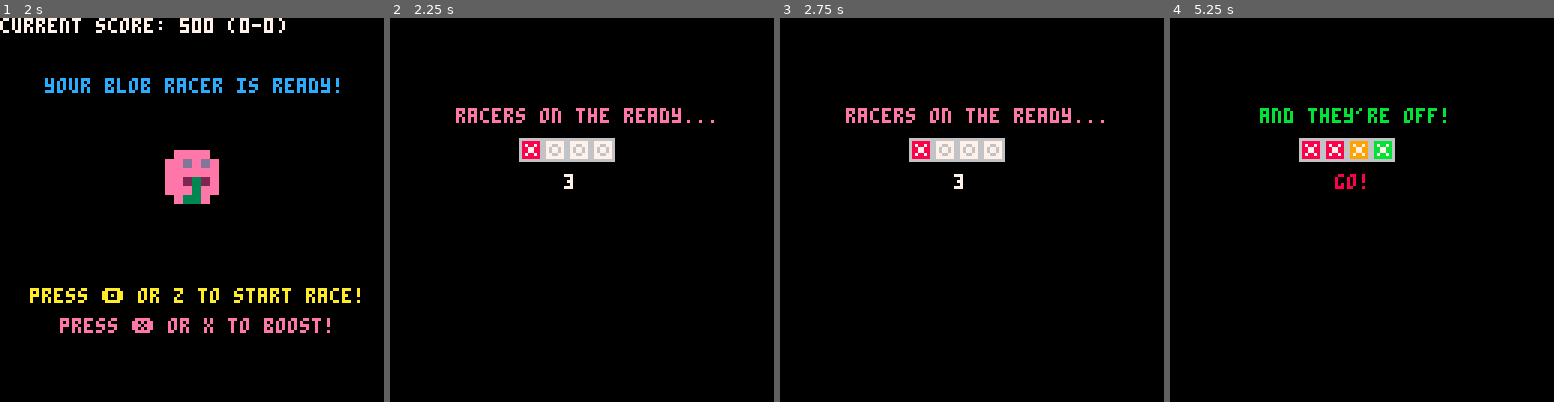
Above: before the commit, frames 1-4 (left to right).
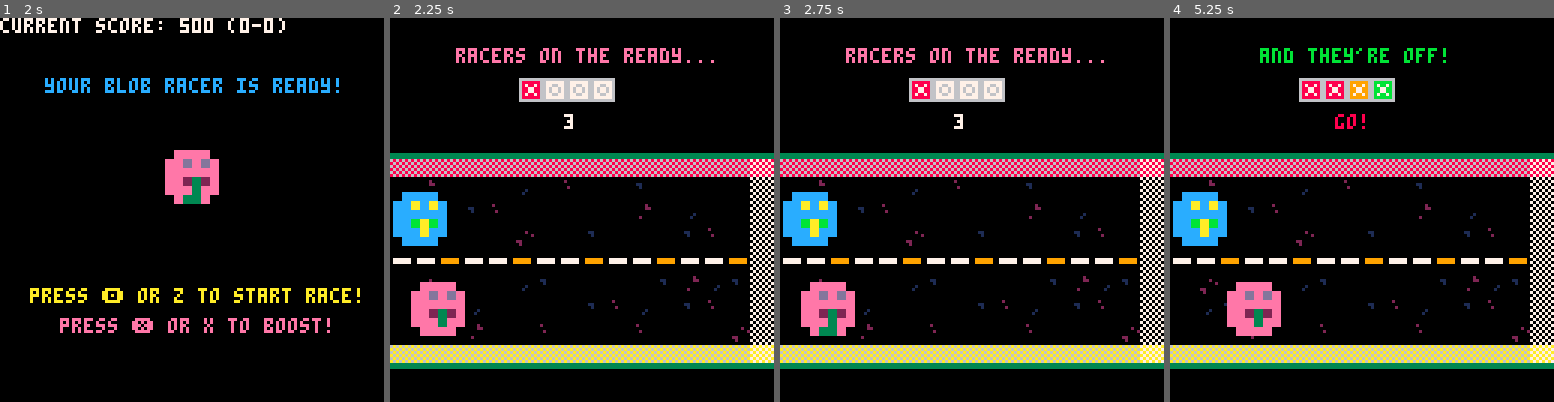
Above: after the commit, the same moments.

Repository: geopet/formula-blob
Game: PICO-8 cartridge blob_race.p8
Two runs of this game, one before a commit and one after it. Both use one fixed random seed, a clock stepped at 60 frames per second and the inputs below.
Inputs:
- Up to frame 1 (2 s): tap X (X key) at 0.33, 1.07, 1.85 s; tap O (Z key) at 0.7, 1.7 s; hold Right from 1.6 s (still down)
- Up to frame 2 (2.25 s): release Right at 2.1 s; tap O (Z key) at 2.1 s
- Up to frame 3 (2.75 s): hold Right from 2.47 s (still down); tap O (Z key) at 2.5 s
- Up to frame 4 (5.25 s): tap O (Z key) every 0.4 s from 2.9 to 4.9 s; tap X (X key) at 2.97, 4.08, 5.2 s; release Right at 3.03 s; hold Left 3.08-3.58 s; hold Down 3.63-3.97 s; hold Right 4.02-4.68 s; hold Left from 5.08 s (still down)

Frame 1 is identical in both runs. In frame 2, 24% of the frame differs, in the area x 0-100%, y 7-92%; in frame 3, 24%; in frame 4, 23%.

Commit message:
feature: add false start animation to countdown
This is a purely cosmetic change to the countdown and has nothing to do
with the race itself.

- Introduced false start logic for both blobs during the countdown phase.
- Added random triggering of false starts, with blobs moving forward and returning to start position.
- Updated countdown animation to reflect false start positions for each blob.
- Refactored countdown state to include new false start state management and animation.

Diff:
--- a/blob_race.p8
+++ b/blob_race.p8
@@ -51,6 +51,11 @@
     selected_blob = 0
     blob1_sprite = 3
     blob2_sprite = 5
+
+    false_start = {
+        blob1 = {target = 0, current = 0},
+        blob2 = {target = 0, current = 0}
+    }
 
     -- race variables
     blob1_x = nil
@@ -186,7 +191,35 @@
             state = "countdown"
         end
     elseif (state == "countdown") then
+
+        -- trigger false starts randomly
+        if (rnd(1) < 0.02 and false_start.blob1.target == 0 and false_start.blob1.current == 0) then
+            false_start.blob1.target = flr(rnd(37)) + 4
+        end
+        if (rnd(1) < 0.02 and false_start.blob2.target == 0 and false_start.blob2.current == 0) then
+            false_start.blob2.target = flr(rnd(37)) + 4
+        end
+
+        -- update blob false start positions
+        for blob in all({"blob1", "blob2"}) do
+            local fs = false_start[blob]
+
+            if fs.target > 0 then
+                -- moving forward to target
+                if fs.current < fs.target then
+                    fs.current += 3
+                else
+                    -- reached target, start going back
+                    fs.target = 0
+                end
+            elseif fs.current > 0 then
+                -- moving back to 0
+                fs.current -= 3
+            end
+        end
+
         lock_timer += 1
+
         if (lock_timer == 30) then
             sfx(16)
         elseif (lock_timer == 60) then
@@ -352,34 +385,50 @@
 
         print_log_msg(log_msg)
     elseif (state == "countdown") then
+
+        local pre_race_x = 10
+        local blob1_y_countdown = 66
+        local blob2_y_countdown = 96
+
+        -- run animation and bobbing
+        local run_anim_1 = blob1_sprite + flr(time() * 4) % 2
+        local run_anim_2 = blob2_sprite + flr(time() * 3.5) % 2
+        local bob = sin(time() * 6) * 1.5
+
+        draw_track()
+
+        -- draw with both bobbing and false start offset
+        sspr(run_anim_1 * 8, 0, 8, 8, pre_race_x - 12 + false_start.blob1.current, blob1_y_countdown - 12 + bob, 24, 24, false, false)
+        sspr(run_anim_2 * 8, 0, 8, 8, pre_race_x - 12 + false_start.blob2.current, blob2_y_countdown - 12 + bob, 24, 24, false, false)
+
         if (lock_timer < 30) then
-            announcer_opt = {string = "racers on the ready...", x = 22, y = 30, color = 14}
-            spr(48, 43, 40) -- red light
-            spr(51, 51, 40)
-            spr(51, 59, 40)
-            spr(51, 67, 40)
-            countdown_opt = {string = "3", x = 58, y = 52, color = 7}
+            announcer_opt = {string = "racers on the ready...", x = 22, y = 10, color = 14}
+            spr(48, 43, 20) -- red light
+            spr(51, 51, 20)
+            spr(51, 59, 20)
+            spr(51, 67, 20)
+            countdown_opt = {string = "3", x = 58, y = 32, color = 7}
         elseif (lock_timer < 60) then
-            announcer_opt = {string = "on your marks...", x = 33, y = 30, color = 13}
-            spr(48, 43, 40) -- red light
-            spr(48, 51, 40)
-            spr(51, 59, 40)
-            spr(51, 67, 40)
-            countdown_opt = {string = "2", x = 58, y = 52, color = 10}
+            announcer_opt = {string = "on your marks...", x = 33, y = 10, color = 13}
+            spr(48, 43, 20) -- red light
+            spr(48, 51, 20)
+            spr(51, 59, 20)
+            spr(51, 67, 20)
+            countdown_opt = {string = "2", x = 58, y = 32, color = 10}
         elseif (lock_timer < 90) then
-            announcer_opt = {string = "get set...", x = 45, y = 30, color = 12}
-            spr(48, 43, 40)
-            spr(48, 51, 40)
-            spr(49, 59, 40) -- orange light
-            spr(51, 67, 40)
-            countdown_opt = {string = "1", x = 58, y = 52, color = 9}
+            announcer_opt = {string = "get set...", x = 45, y = 10, color = 12}
+            spr(48, 43, 20)
+            spr(48, 51, 20)
+            spr(49, 59, 20) -- orange light
+            spr(51, 67, 20)
+            countdown_opt = {string = "1", x = 58, y = 32, color = 9}
         elseif (lock_timer < 120) then
-            announcer_opt = {string = "and they're off!", x = 30, y = 30, color = 11}
-            spr(48, 43, 40)
-            spr(48, 51, 40)
-            spr(49, 59, 40)
-            spr(50, 67, 40) -- green light!
-            countdown_opt = {string = "go!", x = 55, y = 52, color = 8}
+            announcer_opt = {string = "and they're off!", x = 30, y = 10, color = 11}
+            spr(48, 43, 20)
+            spr(48, 51, 20)
+            spr(49, 59, 20)
+            spr(50, 67, 20) -- green light!
+            countdown_opt = {string = "go!", x = 55, y = 32, color = 8}
         else
             announcer_opt = {string = "there's a problem on the track!", x = 20, y = 30, color = 14}
             countdown_opt = {string = "false start!", x = 60, y = 50, color = 14}
